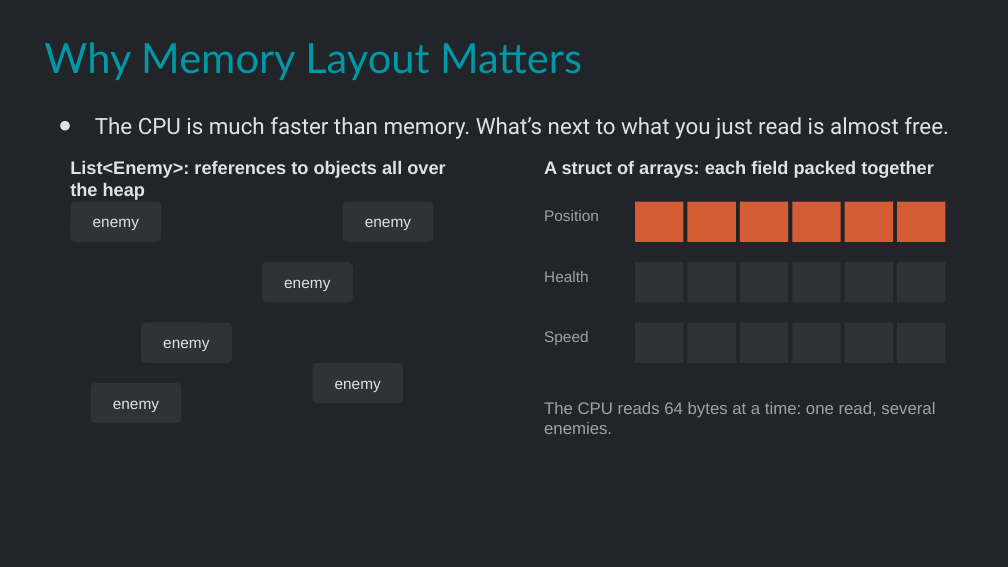
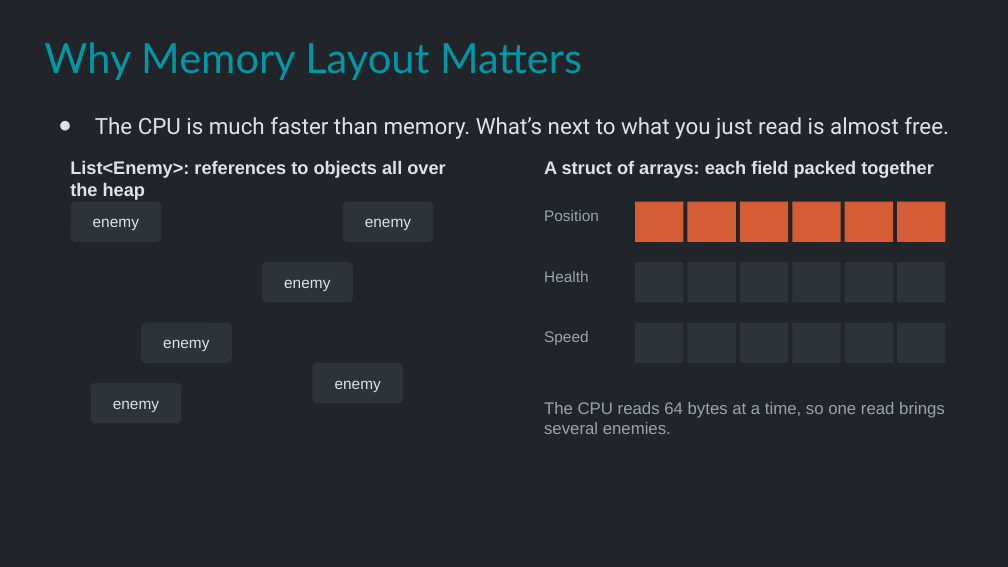
Before and after one commit to Metamate/gar, a slide deck: slide 18 of slides/12 Vampire Survivors.pptx. Drawn at 1008x567 pixels with LibreOffice and Linux fonts; fonts in the diff are those of the drawing. Boxes give left, top, right and bottom in pixels: in the first picture for what was removed or moved away, otherwise in the second. Text is boxed around its words. In the diff, an @@ line names an element or a change of style, - is before the commit and + after.

```diff
--- a/slides/12 Vampire Survivors.pptx
+++ b/slides/12 Vampire Survivors.pptx
@@ text at (544, 402, 945, 434): text changed @@
-The CPU reads 64 bytes at a time: one read, several enemies.
+The CPU reads 64 bytes at a time, so one read brings several enemies.
```
Also in this commit, not shown: 9 other files.
